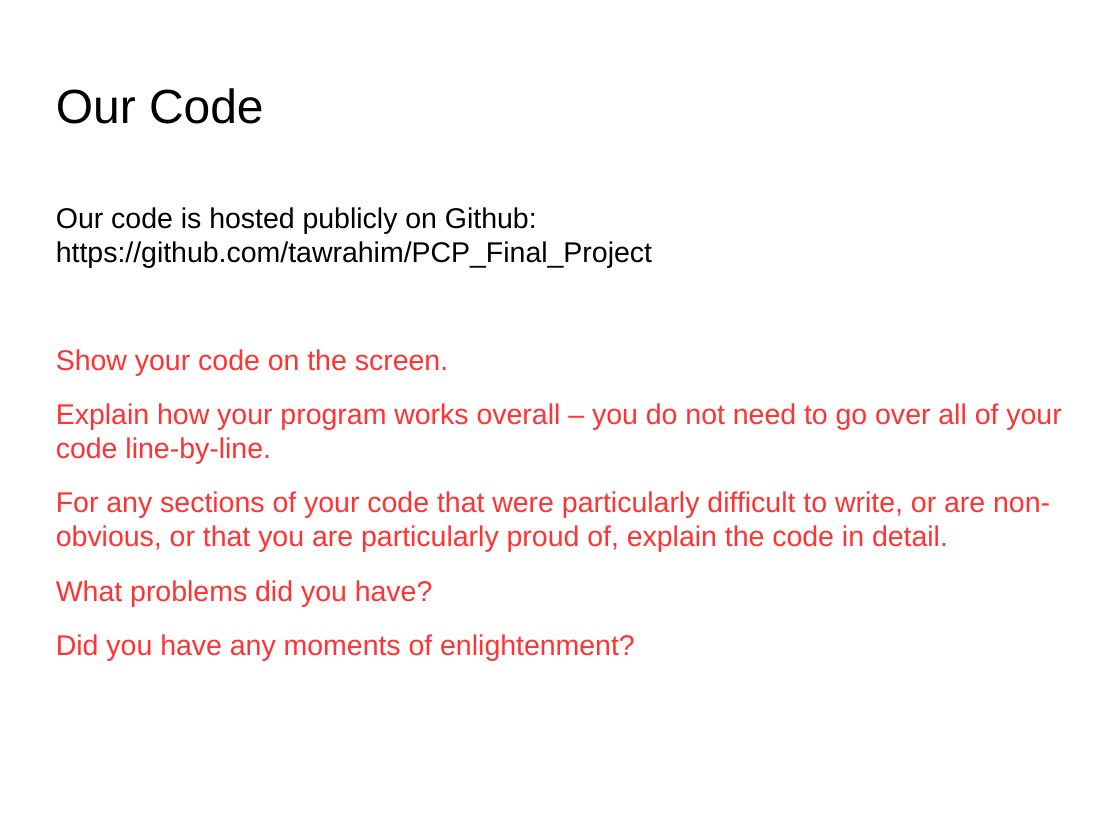
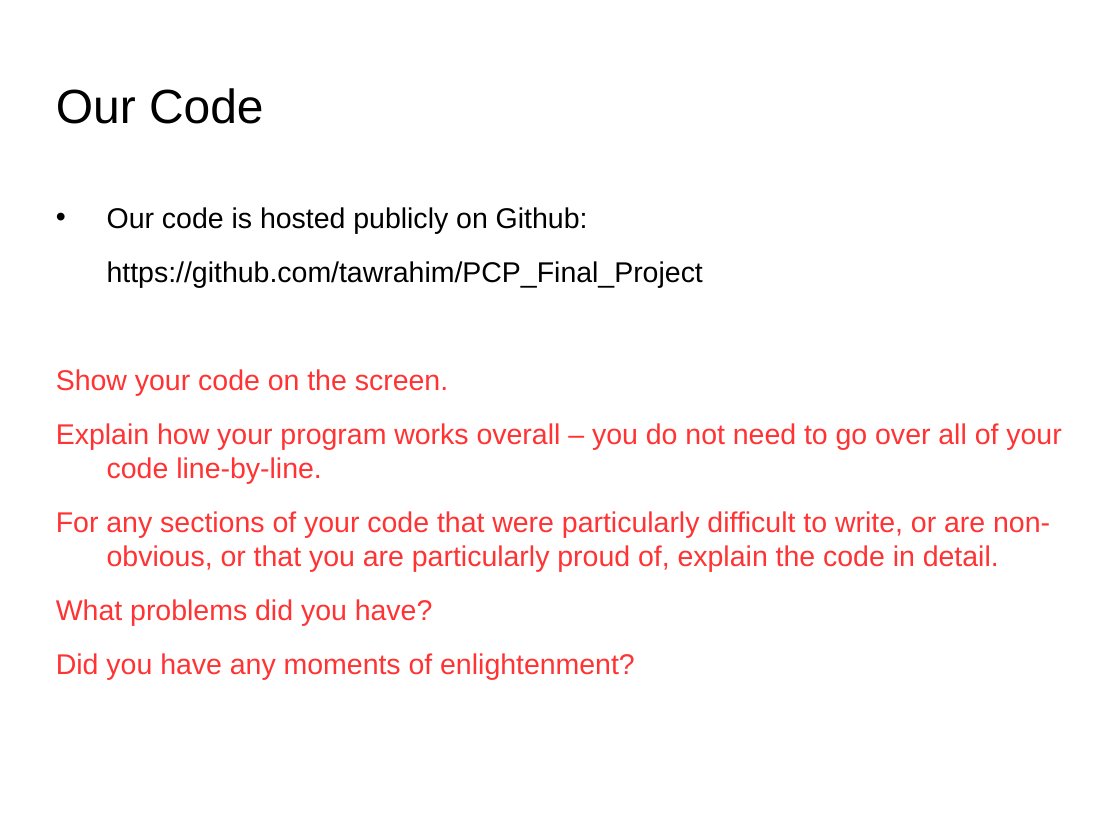
Before and after one commit to tawrahim/PCP_Final_Project, a slide deck: slide 16 of presentation.ppt (slide 15 before the commit). Drawn at 1120x840 pixels with LibreOffice and Linux fonts; fonts in the diff are those of the drawing; background and template pictures are left out. Boxes give left, top, right and bottom in pixels: in the first picture for what was removed or moved away, otherwise in the second. Text is boxed around its words. In the diff, an @@ line names an element or a change of style, - is before the commit and + after.

```diff
--- a/presentation.ppt
+++ b/presentation.ppt
@@ text at [107, 207, 703, 288]: text changed @@
-Our code is hosted publicly on Github: https://github.com/tawrahim/PCP_Final_Project
+• Our code is hosted publicly on Github:
+https://github.com/tawrahim/PCP_Final_Project
@@ text at [56, 369, 1061, 680]: indent changed @@
```
Also in this commit, not shown: 10 other slides changed, 1 slide added, 3 other files.
